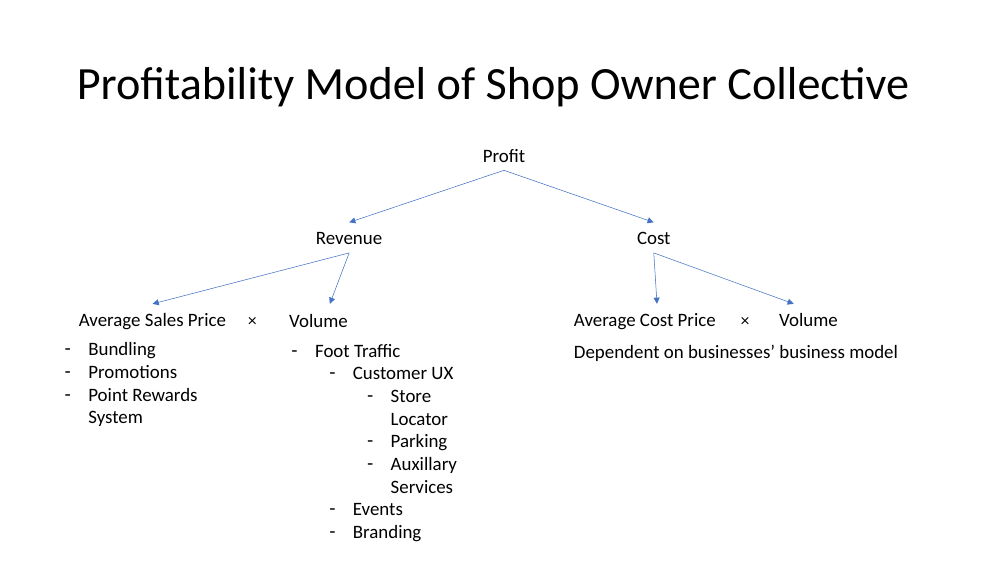
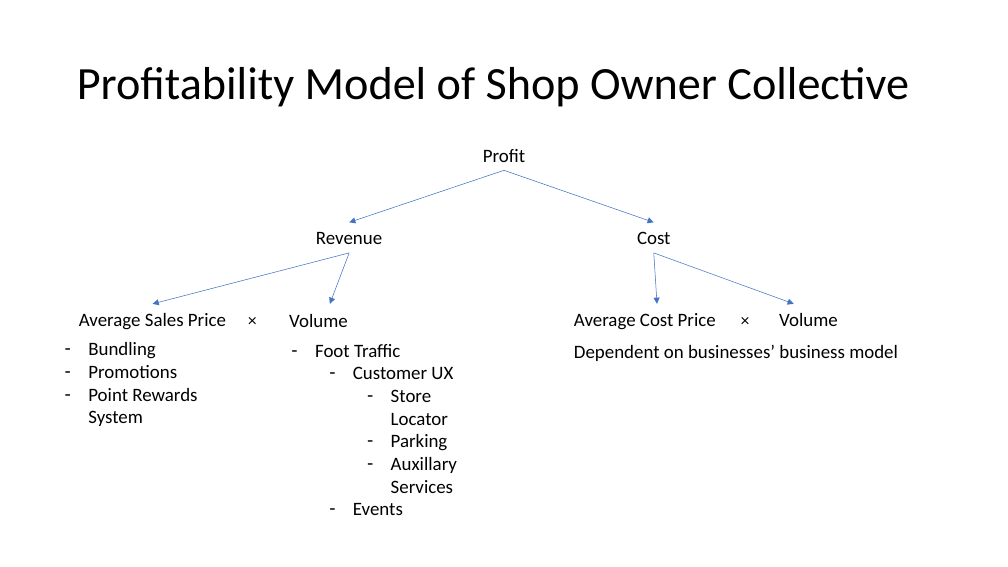
Before and after one commit to MeCode4Food/ACNAPI-code-challenge, a slide deck: slide 11 of documentation and slides/Business use case for Mall app.pptx. Drawn at 1008x567 pixels with LibreOffice and Linux fonts; fonts in the diff are those of the drawing. Boxes give left, top, right and bottom in pixels: in the first picture for what was removed or moved away, otherwise in the second. Text is boxed around its words. In the diff, an @@ line names an element or a change of style, - is before the commit and + after.

```diff
--- a/documentation and slides/Business use case for Mall app.pptx
+++ b/documentation and slides/Business use case for Mall app.pptx
@@ text at [353, 525, 421, 542]: paragraph removed @@
-  – Branding
```
Also in this commit, not shown: 1 other slide changed, 1 other file.
